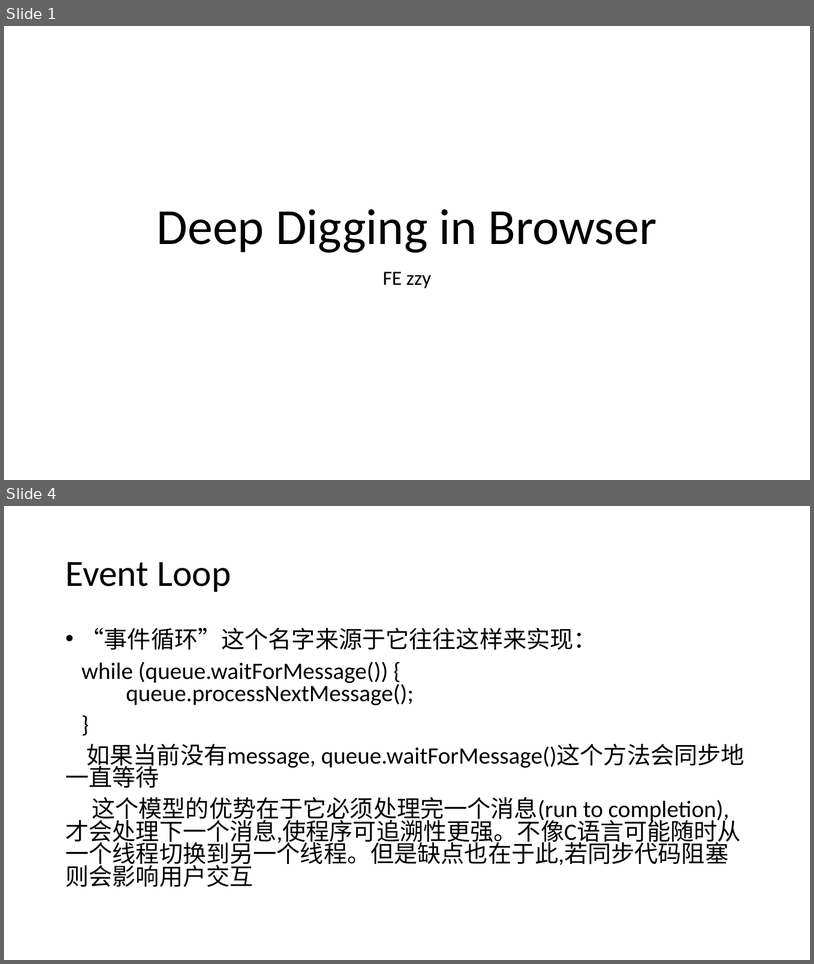
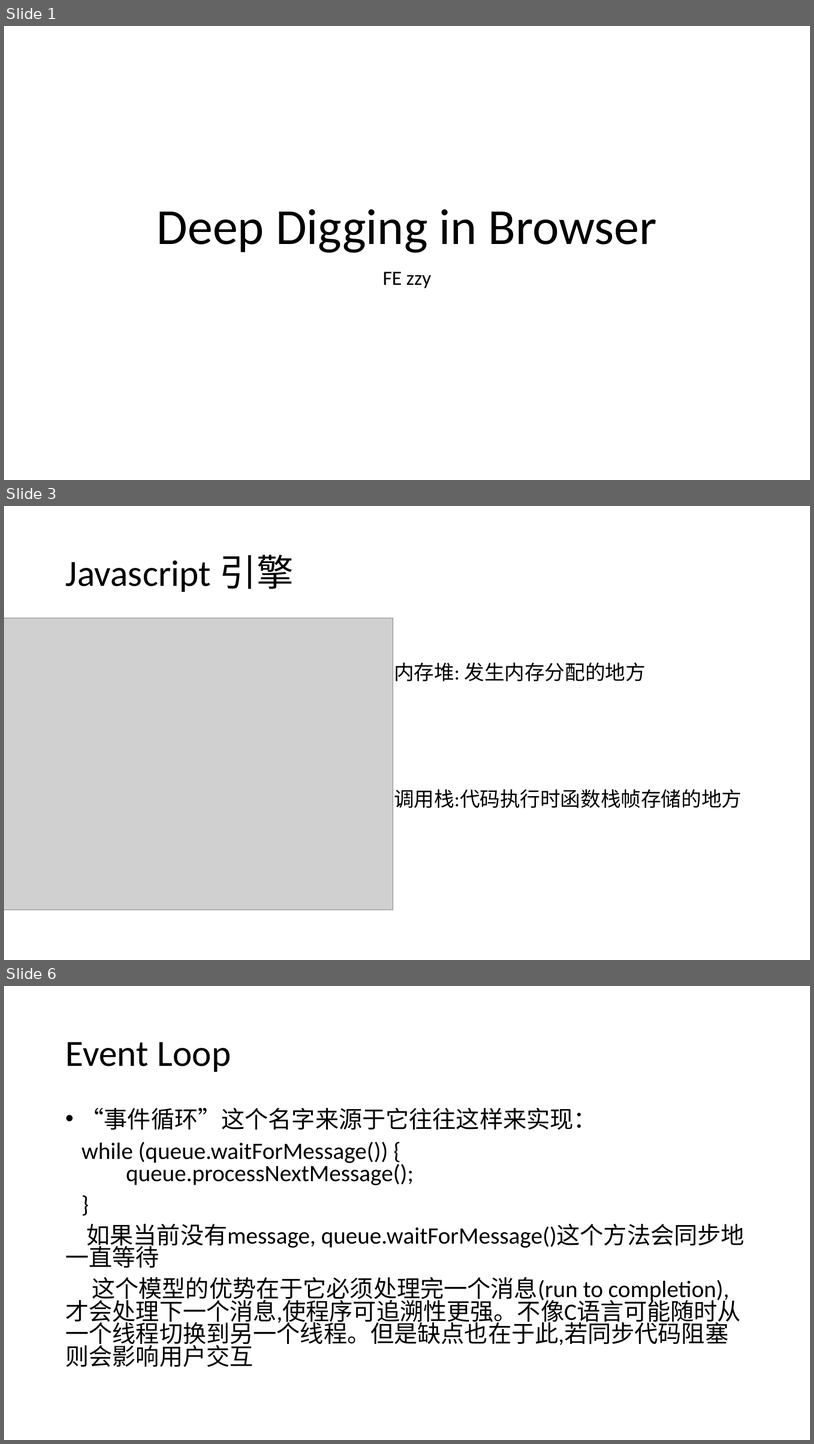
Before and after one commit to WHITE-ILMARE/Technique-Share, a slide deck: Deep Digging in Browser.pptx. Shown one above the other, each under a label of ours: slides 1 and 4 before the commit, slides 1, 3 and 6 after it; the slides between them are not shown. The pictures are 814x964 and 814x1444 pixels, drawn with LibreOffice and Linux fonts; fonts in the diff are those of the drawing; grey boxes stand for pictures. Boxes give left, top, right and bottom in pixels: in the first picture for what was removed or moved away, otherwise in the second. Text is boxed around its words. In the diff, an @@ line names an element or a change of style, - is before the commit and + after.

```diff
--- a/Deep Digging in Browser.pptx
+++ b/Deep Digging in Browser.pptx
@@ slide 3 added at (4, 506, 810, 960), background #FFFFFF @@
@@ title added at (65, 555, 294, 592), 44 pt, text #000000 @@
+Javascript 引擎
@@ picture added at (4, 618, 393, 910) @@
@@ text added at (394, 662, 646, 681), 24 pt, text #000000 @@
+内存堆: 发生内存分配的地方
@@ text added at (394, 789, 742, 808), 24 pt, text #000000 @@
+调用栈:代码执行时函数栈帧存储的地方
@@ what was slide 4 is now slide 6 @@
```
Also in this commit, not shown: 1 slide changed, 9 other slides added, 6 slides removed, 1 other file.
